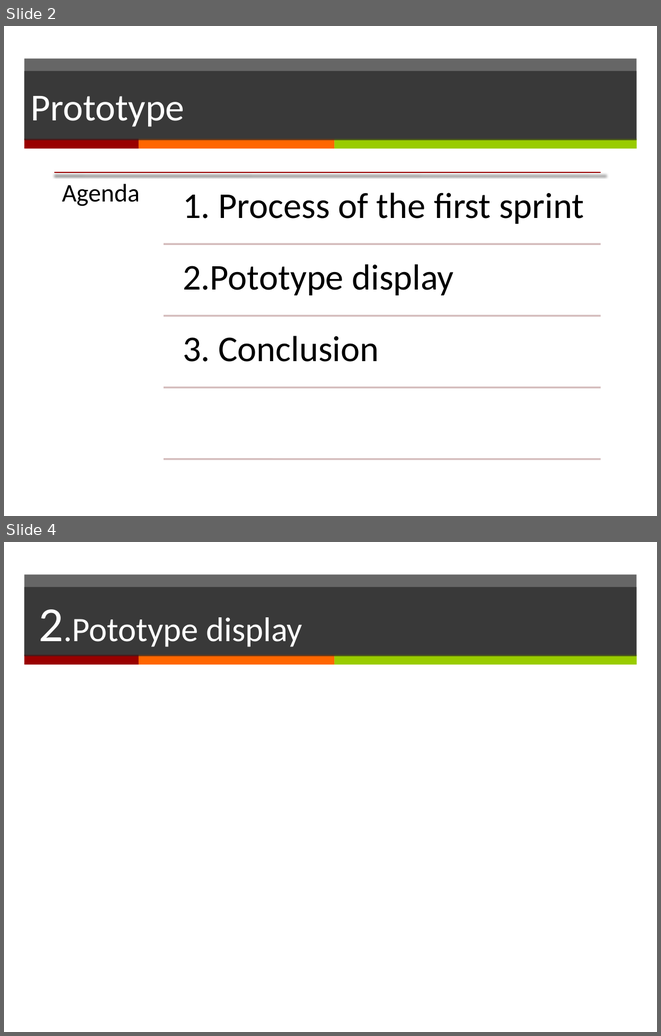
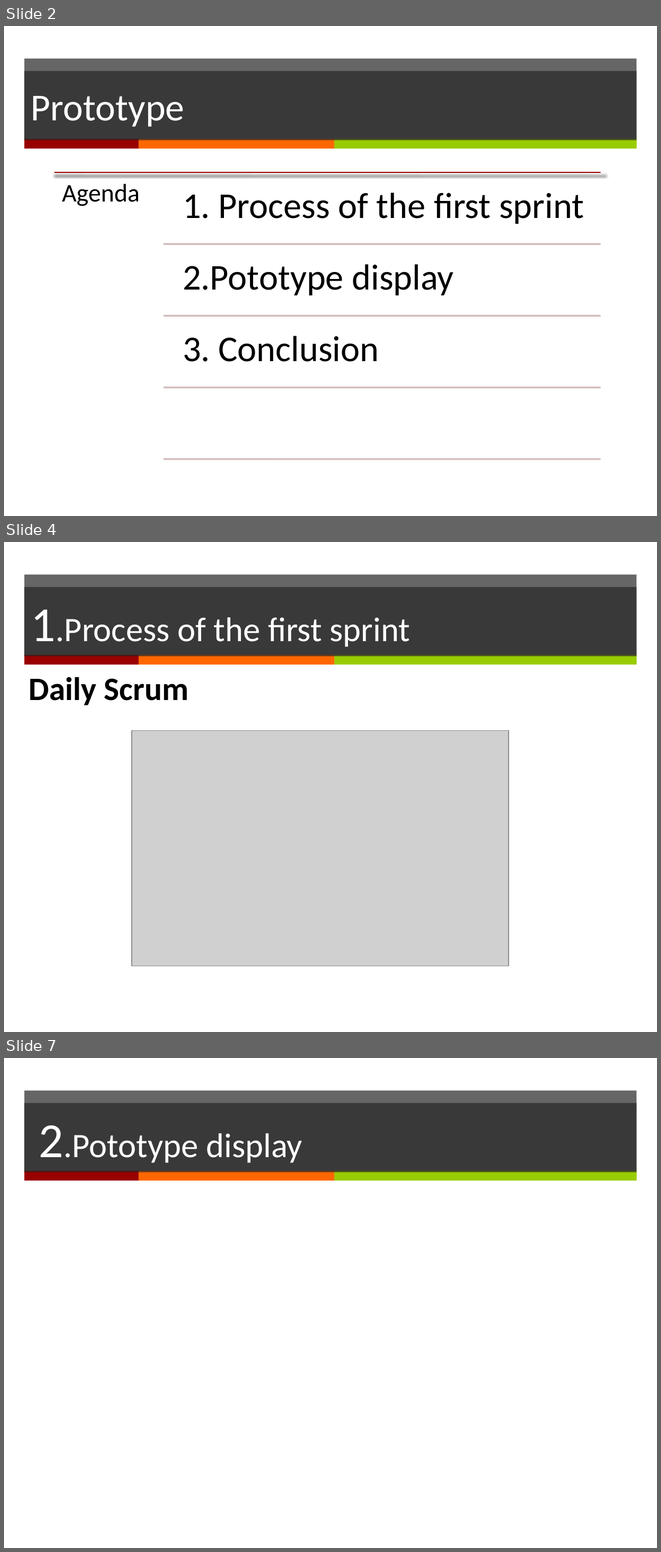
Before and after one commit to yadwinds/761_VEL, a slide deck: PCB/08 report/prototype presentation modle.pptx. Shown one above the other, each under a label of ours: slides 2 and 4 before the commit, slides 2, 4 and 7 after it; the slides between them are not shown. The pictures are 661x1036 and 661x1552 pixels, drawn with LibreOffice and Linux fonts; fonts in the diff are those of the drawing; grey boxes stand for pictures. Boxes give left, top, right and bottom in pixels: in the first picture for what was removed or moved away, otherwise in the second. Text is boxed around its words. In the diff, an @@ line names an element or a change of style, - is before the commit and + after.

Commit message:
ppt
including the process

```diff
--- a/PCB/08 report/prototype presentation modle.pptx
+++ b/PCB/08 report/prototype presentation modle.pptx
@@ slide 4 added at <box>4,542,657,1032</box>, background #FFFFFF; not listed: 4 template elements that a slide beside it also shows @@
@@ title added at <box>24,587,637,656</box>, fill #262626 at 70% opacity, 37.8 pt, text #FFFFFF @@
+1.Process of the first sprint
@@ text added at <box>28,677,189,705</box>, 36 pt, text #000000, bold @@
+Daily Scrum
@@ picture added at <box>132,730,509,966</box> @@
@@ what was slide 4 is now slide 7 @@
```
Also in this commit, not shown: 2 slides changed, 2 other slides added.
